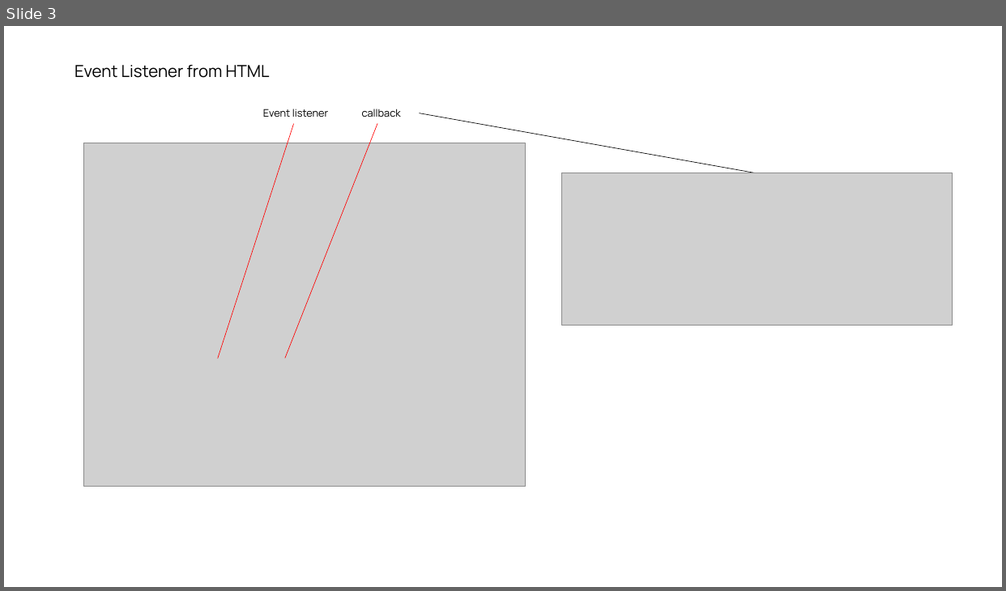
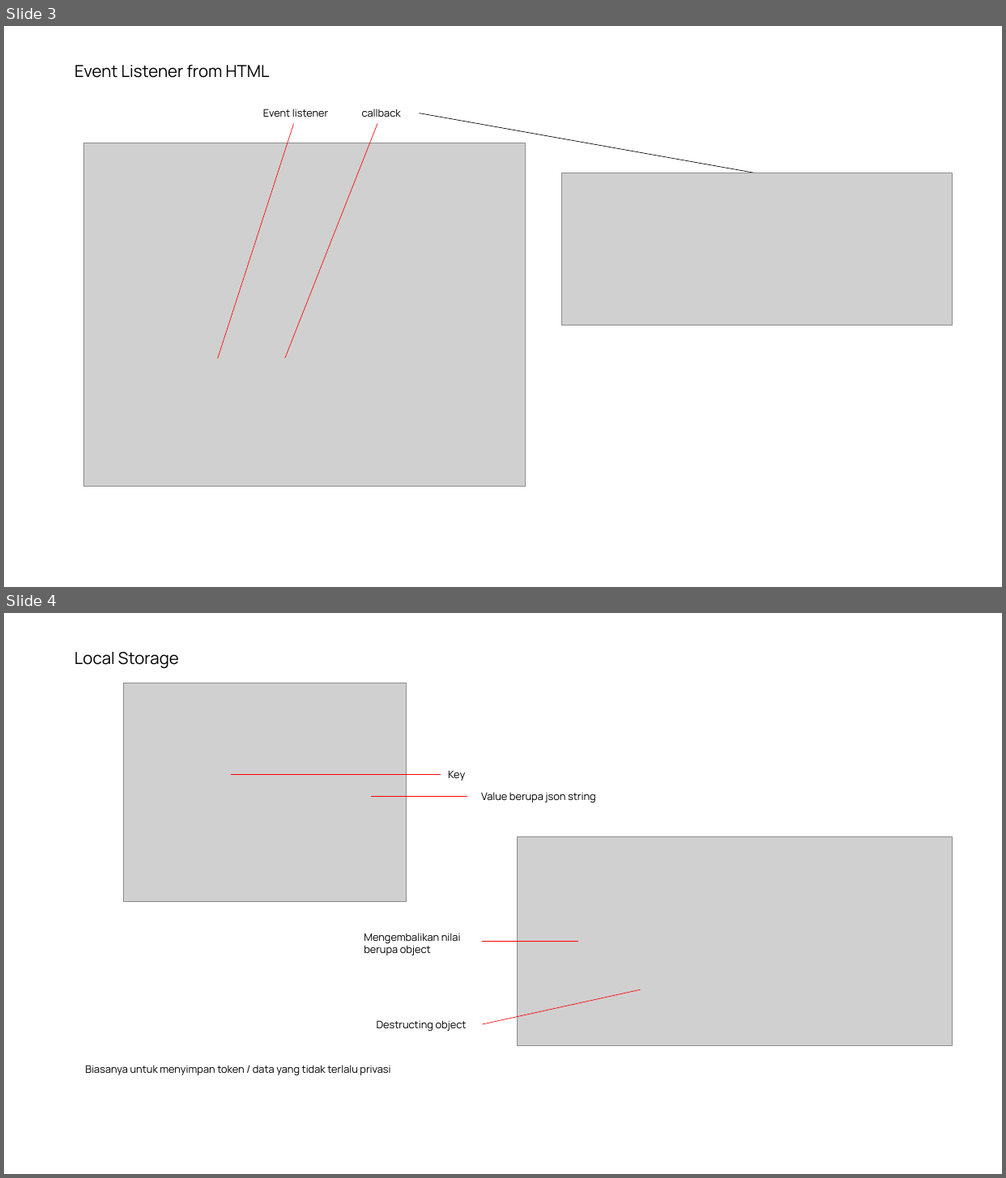
Before and after one commit to saddam-satria/learning-material, a slide deck: march/week-2/meeting-1/PPT.pptx. Shown one above the other, each under a label of ours: slide 3 before the commit, slides 3 and 4 after it. The pictures are 1006x591 and 1006x1178 pixels, drawn with LibreOffice and Linux fonts; fonts in the diff are those of the drawing; grey boxes stand for pictures. Boxes give left, top, right and bottom in pixels: in the first picture for what was removed or moved away, otherwise in the second. Text is boxed around its words. In the diff, an @@ line names an element or a change of style, - is before the commit and + after.

```diff
--- a/march/week-2/meeting-1/PPT.pptx
+++ b/march/week-2/meeting-1/PPT.pptx
@@ slide 4 added at (4,613,1002,1174), background #FFFFFF @@
@@ text added at (74,652,179,669), 16 pt, text #000000 @@
+Local Storage
@@ group added at (124,683,596,902): 2 lines, 2 texts, 1 picture @@
+Key
+Value berupa json string
@@ picture added at (517,837,952,1046) @@
@@ text added at (364,933,461,956), 10 pt, text #000000 @@
+Mengembalikan nilai berupa object
@@ line added from (579, 942) to (483, 942), #FF0000 0.5 pt @@
@@ line added from (641, 990) to (483, 1024), #FF0000 0.5 pt @@
@@ text added at (377,1020,467,1032), 10 pt, text #000000 @@
+Destructing object
@@ text added at (85,1065,390,1076), 10 pt, text #000000 @@
+Biasanya untuk menyimpan token / data yang tidak terlalu privasi
```
Also in this commit, not shown: 1 other slide added, 4 other files.
